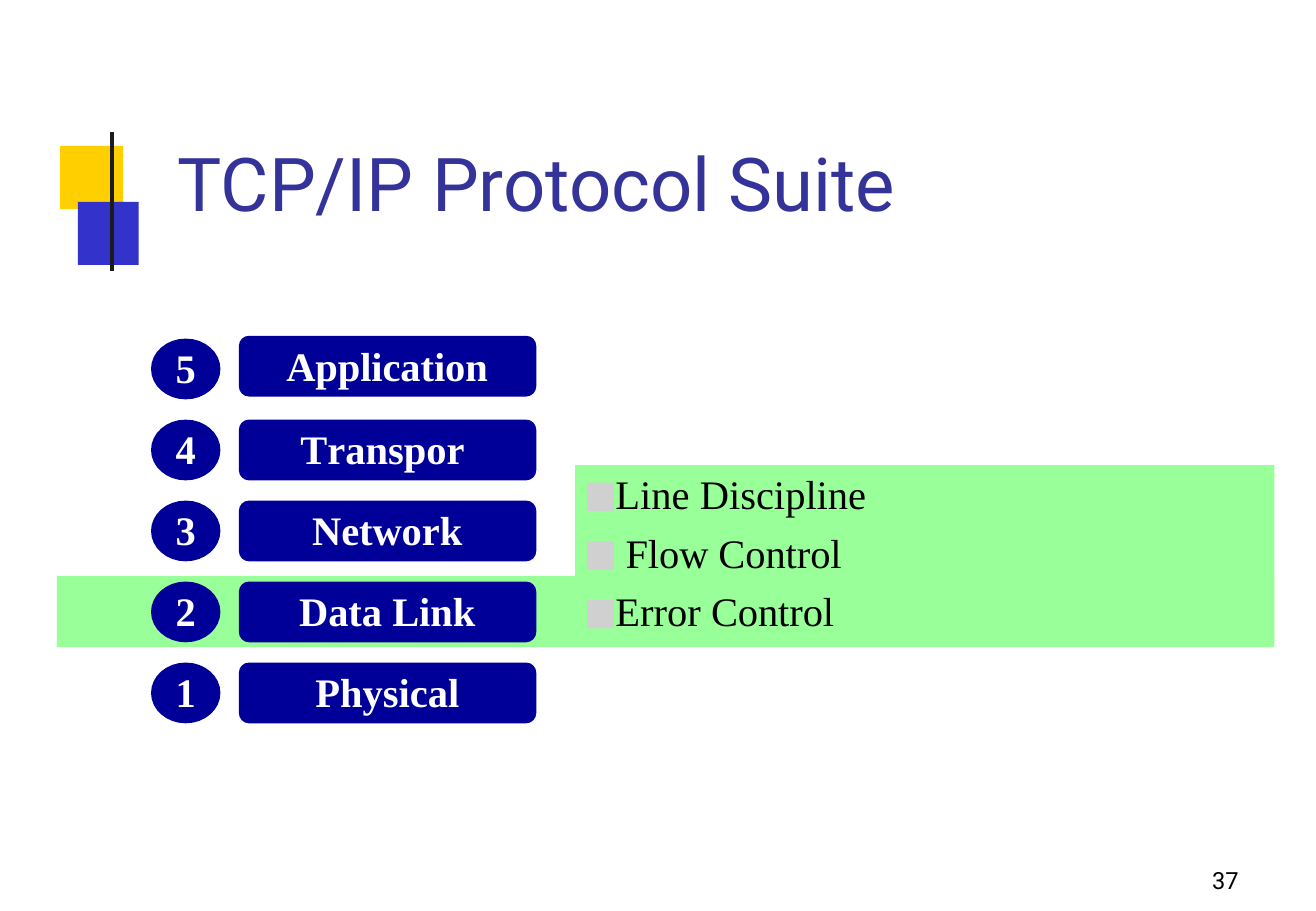
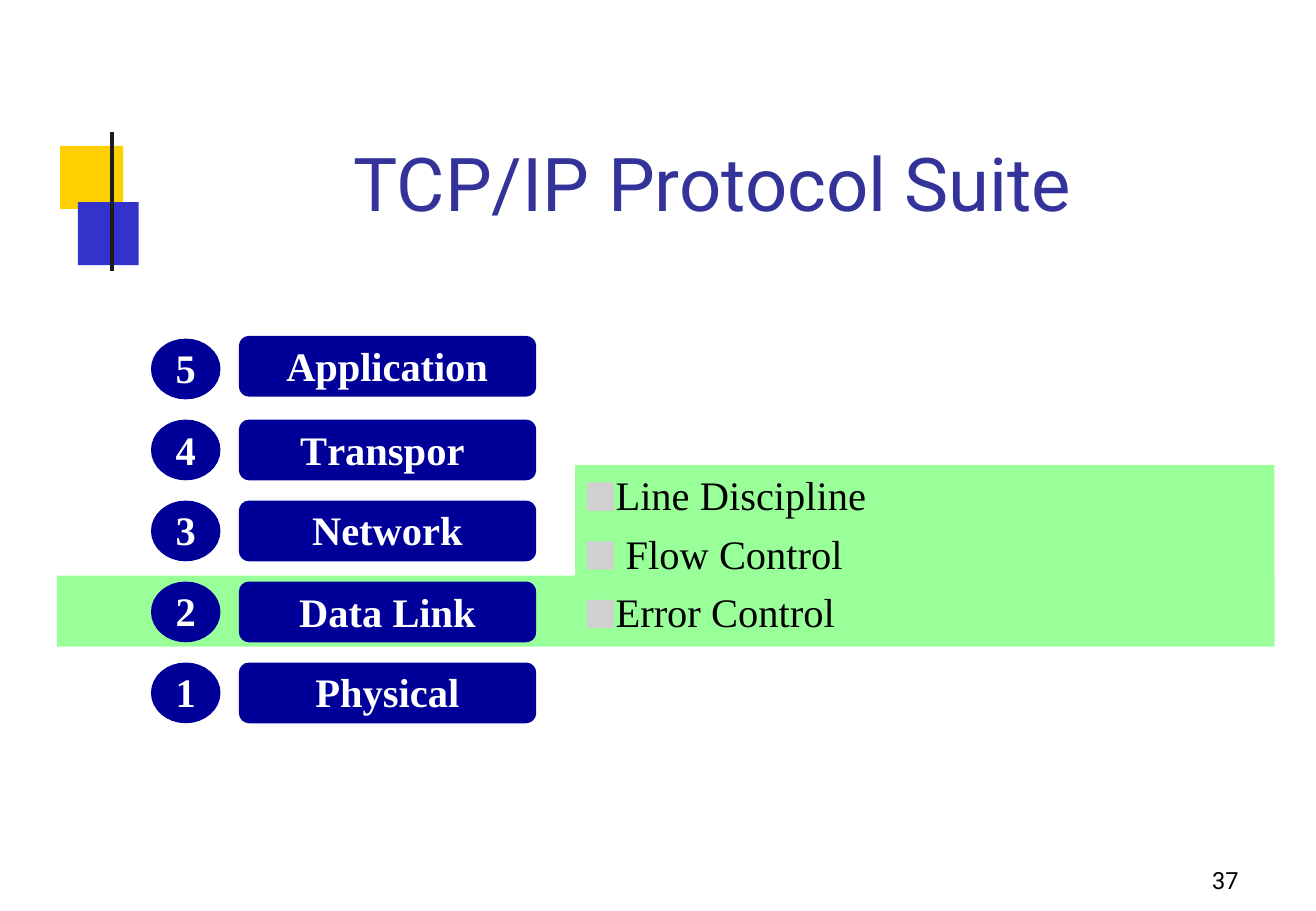
Before and after one commit to Al0nesauurs/etc, a slide deck: slide 37 of networkStudy/2015-01-204421-introduction.pptx. Drawn at 1316x911 pixels with LibreOffice and Linux fonts; fonts in the diff are those of the drawing; grey boxes stand for pictures; background and template pictures are left out. Boxes give left, top, right and bottom in pixels: in the first picture for what was removed or moved away, otherwise in the second. Text is boxed around its words. In the diff, an @@ line names an element or a change of style, - is before the commit and + after.

```diff
--- a/networkStudy/2015-01-204421-introduction.pptx
+++ b/networkStudy/2015-01-204421-introduction.pptx
@@ title "TCP/IP Protocol Suite" at (x1=353, y1=155, x2=1071, y2=216): alignment left to centre @@
@@ freeform shape at (x1=575, y1=465, x2=1275, y2=644): outline redrawn @@
@@ text "Line Discipline Flow Control Error ..." at (x1=616, y1=482, x2=866, y2=628): letter spacing -0.1 to 0 pt in "Flow Control Control" @@
```
Also in this commit, not shown: 68 other slides changed.
